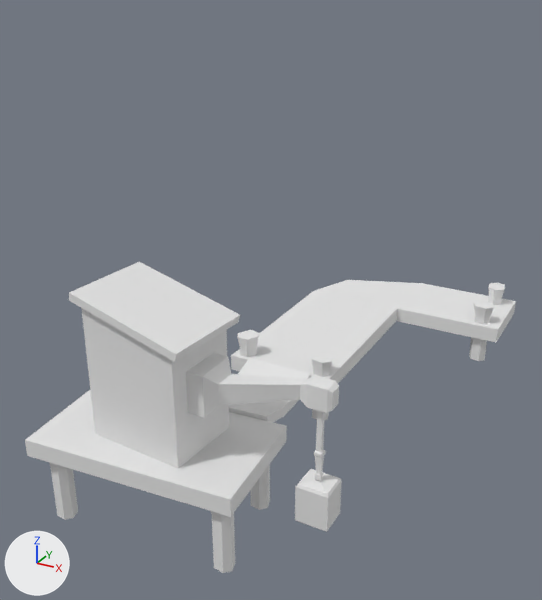
An edit to the FBX model ggj/ggj/Assets/_ggj/Environment/Models/modelPort.fbx, drawn before and after from the same camera.
Before and after are seen from a camera (50 mm lens) standing at (17.1, -37.1, 20.3) and looking at (-0.4, -5.3, 4.4). Arrows for +X, +Y and +Z are at lower left; the lights stay in place.
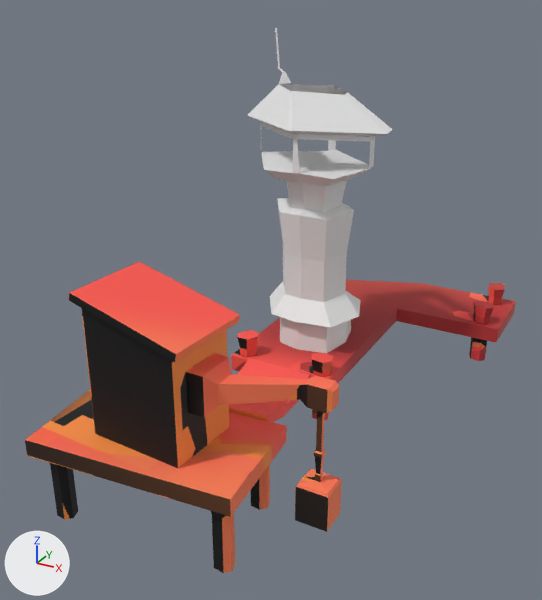
Commit message: + Ports have a cool tower to fire cannons from

Boxes [x1, y1, x2, y2] around the edits, measured in the pictures (542 x 600 px):
'Cube', surface changed (white to red): [25, 262, 516, 573] in both
'Tower', added: after [248, 28, 393, 354]

Edits to the bpy script that builds the scene:
```text
Add img_modelport_png:
    img_modelport_png = load_image('modelPort.png', '../Textures/modelPort.png', 1024, 1024, 'sRGB')
Change mat_material:
    remove mat_material.base_color = (0.8, 0.8, 0.8)  # white #e7e7e7
    add mat_material.texture = img_modelport_png
Change me_cube:
    where me_cube.from_pydata(...)  # 280 vertices, 238 faces; spans x -7.5..9.4, y -16.9..10.1, z -4.0..7.7
    used by ob_cube; location = (0.0, 0.0, 0.0)
    me_cube part 1: texture (UV) coordinates changed
Add me_cube_001:
    me_cube_001.from_pydata(...)  # 132 vertices, 129 faces; spans x -4.6..4.1, y -3.1..3.8, z -0.1..17.1
Add ob_tower:
    ob_tower = bpy.data.objects.new('Tower', me_cube_001)
    ob_tower.location = (-0.11, -0.75, 0.35)
```
